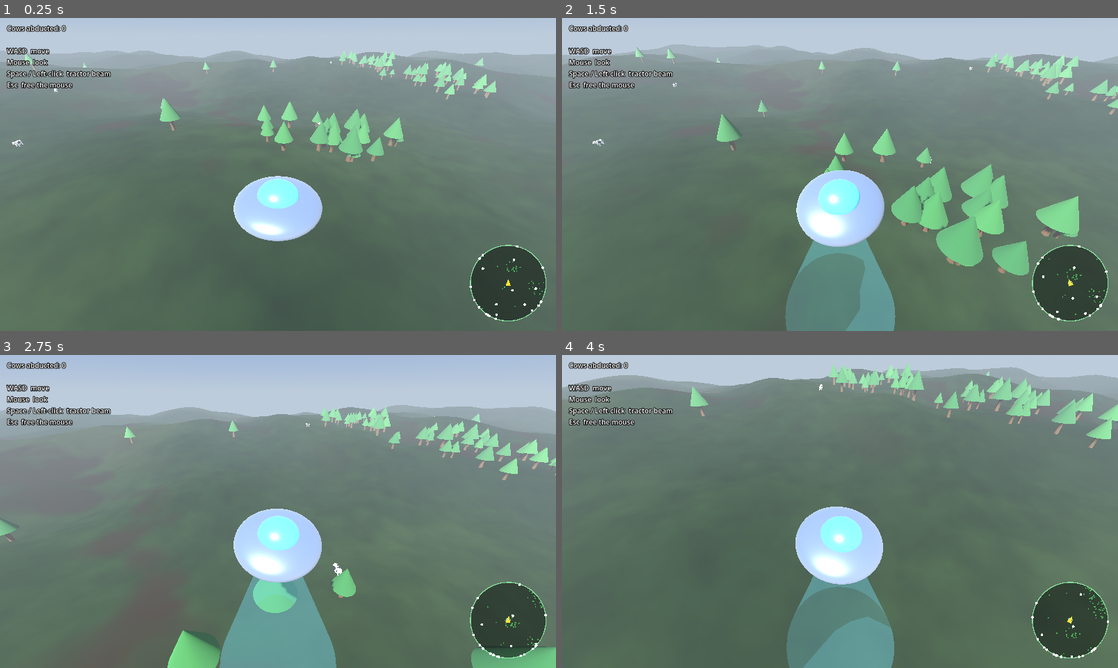
Above: before the commit, frames 1-4 (two rows, left to right).
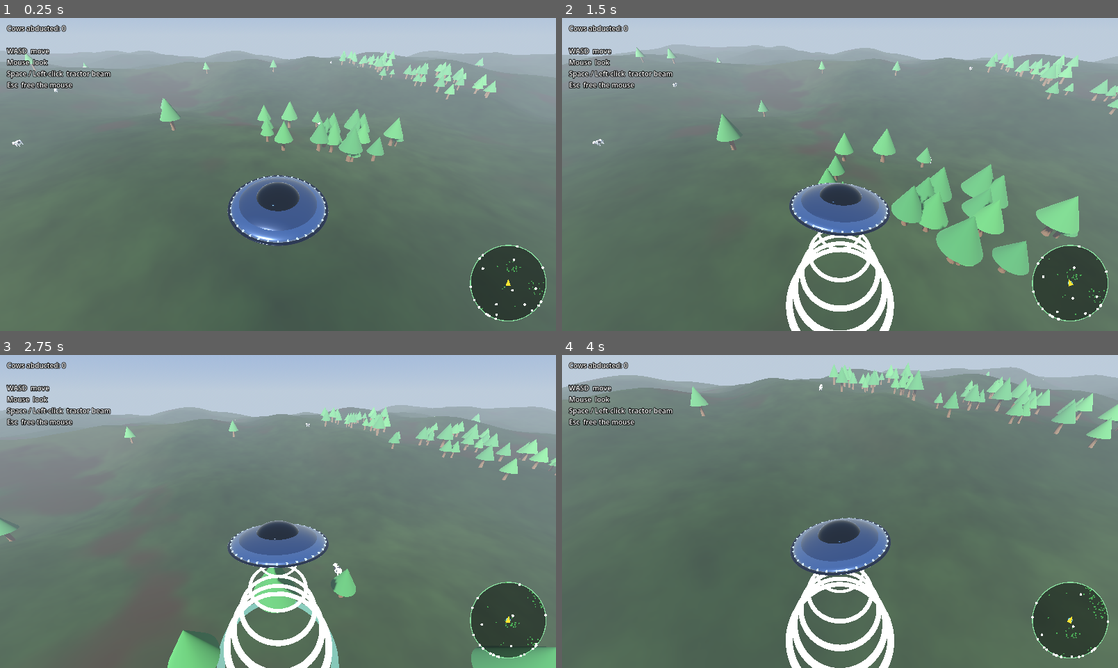
Above: after the commit, the same moments.

Repository: lsandini/cow-abductor
Game: Godot game, scene res://scenes/Main.tscn
The game is run twice, just before and just after one commit, with the same random seed, the same clock (stepped at 60 frames per second) and the same inputs.
Inputs (mouse positions are in pixels of both pictures, inside the frame that each line leads up to):
- Up to frame 1 (0.25 s): no input
- Up to frame 2 (1.5 s): tap Enter at 0.5 s; move the mouse to (867, 174) at 0.52 s; hold Space (beam) 0.53-1.28 s; hold W (move_forward) from 0.53 s (still down); click (867, 174) at 0.67 s; move the mouse to (812, 174) at 1.27 s; tap Space (beam) at 1.35 s; click (812, 174) at 1.42 s
- Up to frame 3 (2.75 s): keep holding W (move_forward); move the mouse to (289, 505) at 2.02 s; hold Space (beam) from 2.03 s (still down); click (289, 505) at 2.17 s
- Up to frame 4 (4 s): keep holding W (move_forward); move the mouse to (834, 517) at 2.77 s; release Space (beam) at 2.78 s; tap Space (beam) at 2.85 s; click (834, 517) at 2.92 s; move the mouse to (878, 514) at 3.52 s; hold Space (beam) from 3.53 s (still down); click (878, 514) at 3.67 s

The runs differ from the first frame. In frame 1, 3.2% of the frame differs, in the area x 40-60%, y 50-73%; in frame 2, 8.0%; in frame 3, 7.9%; in frame 4, 8.0%, in the area x 40-60%, y 48-100%.

Commit message:
better beam and saucer

Diff:
--- a/scripts/Saucer.gd
+++ b/scripts/Saucer.gd
@@ -23,8 +23,17 @@
 @export var min_pitch: float = -1.3        # how far down the camera can look (rad)
 @export var max_pitch: float = -0.1        # how far up the camera can look (rad)
 
+# --- Camera zoom (mouse wheel) -----------------------------------------------
+@export var zoom_min: float = 6.0          # closest the camera can pull in
+@export var zoom_max: float = 26.0         # furthest the camera can pull out
+@export var zoom_step: float = 1.5         # distance changed per wheel notch
+var _cam_distance: float = 14.0            # current camera boom length (starts at default)
+
 # --- Tractor beam tuning -----------------------------------------------------
 @export var beam_radius: float = 6.0       # ground radius the beam can grab within
+@export var beam_ring_count: int = 6       # how many light rings travel down the beam at once
+@export var beam_ring_speed: float = 0.4   # how fast a ring slides top->bottom (cycles/sec)
+@export var beam_ring_color: Color = Color(0.5, 0.95, 1.0, 0.9)  # rgb tint; a = peak brightness
 
 # Supplied by the World: ground_sampler.call(x, z) -> terrain height. Used to
 # keep the saucer at a steady altitude above the ground directly beneath it.
@@ -39,8 +48,14 @@
 var _pitch: float = -0.6                    # current camera pitch angle (rad)
 
 var _body: Node3D                           # the visible saucer mesh (banks when moving)
-var _beam: MeshInstance3D                   # the cone of light, shown while beaming
+var _beam: Node3D                           # container for the travelling beam rings
+var _rings: Array[MeshInstance3D] = []      # the pool of light rings cycled down the beam
+var _ring_t: float = 0.0                    # shared phase [0,1); ring i is offset by i/count
 var beam_active: bool = false               # read by the minimap to draw the beam ring
+
+# Base ring radius of the unscaled torus mesh; each ring is scaled in X/Z from this
+# to match the cone's radius at its current height. Kept in sync with _build_beam().
+const _RING_BASE_RADIUS: float = 0.94
 
 
 func _ready() -> void:
@@ -59,6 +74,33 @@
 func _physics_process(delta: float) -> void:
 	_handle_movement(delta)
 	_handle_beam()
+
+
+# Visuals tick every rendered frame (not the fixed physics step) so the rings
+# slide smoothly. They only move while the beam is firing.
+func _process(delta: float) -> void:
+	if not beam_active:
+		return
+	# Advance the shared phase; each ring reads it with its own even offset so the
+	# rings stay equally spaced as they march from the saucer down to the ground.
+	_ring_t = fposmod(_ring_t + beam_ring_speed * delta, 1.0)
+	for i in _rings.size():
+		var t := fposmod(_ring_t + float(i) / float(_rings.size()), 1.0)
+		_update_ring(_rings[i], t)
+
+
+# Position, size and fade a single ring for phase t (0 = at the saucer, 1 = ground).
+func _update_ring(ring: MeshInstance3D, t: float) -> void:
+	ring.position.y = -t * fly_height
+	# Match the (now invisible) cone: narrow at the saucer, wide at the ground.
+	var radius := lerpf(0.6, beam_radius, t)
+	var s := radius / _RING_BASE_RADIUS
+	ring.scale = Vector3(s, 1.0, s)
+	# Soft fade in as a ring is born at the top and out as it reaches the ground,
+	# so rings never pop into or out of existence.
+	var fade := clampf(minf(t / 0.15, (1.0 - t) / 0.15), 0.0, 1.0)
+	var mat := ring.material_override as StandardMaterial3D
+	mat.albedo_color.a = beam_ring_color.a * fade
 
 
 func _handle_movement(delta: float) -> void:
@@ -94,7 +136,7 @@
 	# it is travelling (front dips going forward, right edge dips going right).
 	var bank := move * 0.25
 	_body.rotation.z = lerp(_body.rotation.z, -bank.dot(right), delta * 6.0)
-	_body.rotation.x = lerp(_body.rotation.x, bank.dot(forward), delta * 6.0)
+	_body.rotation.x = lerp(_body.rotation.x, -bank.dot(forward), delta * 6.0)
 
 
 # Terrain height directly below the saucer (0 if no sampler has been provided).
@@ -127,6 +169,14 @@
 		_cam_yaw.rotate_y(-event.relative.x * mouse_sensitivity)
 		_pitch = clamp(_pitch - event.relative.y * mouse_sensitivity, min_pitch, max_pitch)
 		_cam_pitch.rotation.x = _pitch
+	elif event is InputEventMouseButton and event.pressed:
+		# Scroll wheel pulls the camera in (up) or out (down) along its boom.
+		if event.button_index == MOUSE_BUTTON_WHEEL_UP:
+			_cam_distance = clampf(_cam_distance - zoom_step, zoom_min, zoom_max)
+			_camera.position.z = _cam_distance
+		elif event.button_index == MOUSE_BUTTON_WHEEL_DOWN:
+			_cam_distance = clampf(_cam_distance + zoom_step, zoom_min, zoom_max)
+			_camera.position.z = _cam_distance
 	elif event is InputEventKey and event.pressed and event.keycode == KEY_ESCAPE:
 		# Toggle the mouse between captured (look) and free (desktop cursor).
 		if Input.mouse_mode == Input.MOUSE_MODE_CAPTURED:
@@ -152,55 +202,91 @@
 	_body.name = "Body"
 	add_child(_body)
 
-	# Lower disc: a squashed sphere.
-	var disc_mesh := SphereMesh.new()
-	disc_mesh.radius = 3.0
-	disc_mesh.height = 6.0
-	var disc := MeshInstance3D.new()
-	disc.mesh = disc_mesh
-	disc.scale = Vector3(1.0, 0.32, 1.0)   # flatten it into a saucer shape
-	disc.material_override = _metal_material(Color(0.62, 0.65, 0.70))
-	_body.add_child(disc)
-
-	# Glass dome on top.
+	# --- Hull: a wide, polished-chrome lens. --------------------------------
+	# Upper shell: a shallow, gently domed top.
+	var top_mesh := SphereMesh.new()
+	top_mesh.radius = 3.2
+	top_mesh.height = 6.4
+	var top := MeshInstance3D.new()
+	top.mesh = top_mesh
+	top.scale = Vector3(1.0, 0.17, 1.0)
+	top.material_override = _chrome_material(Color(0.72, 0.76, 0.82))
+	_body.add_child(top)
+
+	# Lower shell: a narrower, slightly deeper belly that tucks in under the rim.
+	var belly_mesh := SphereMesh.new()
+	belly_mesh.radius = 2.9
+	belly_mesh.height = 5.8
+	var belly := MeshInstance3D.new()
+	belly.mesh = belly_mesh
+	belly.scale = Vector3(1.0, 0.30, 1.0)
+	belly.position.y = -0.06
+	belly.material_override = _chrome_material(Color(0.55, 0.58, 0.64))
+	_body.add_child(belly)
+
+	# Sharp equatorial lip: a thin, darker chrome ring jutting out at the widest
+	# point — the hard knife edge where the top and bottom shells meet.
+	var rim_mesh := TorusMesh.new()
+	rim_mesh.inner_radius = 3.18
+	rim_mesh.outer_radius = 3.40
+	var rim := MeshInstance3D.new()
+	rim.mesh = rim_mesh
+	rim.scale = Vector3(1.0, 0.45, 1.0)   # flatten the lip so the edge is sharp
+	rim.material_override = _chrome_material(Color(0.28, 0.30, 0.34))
+	_body.add_child(rim)
+
+	# The iconic ring of running lights around the equator.
+	_build_light_ring(36, 3.16, 0.06, Vector3(0.16, 0.12, 0.10), Color(0.85, 0.95, 1.0))
+	# A smaller cluster of glowing lights on the underside.
+	_build_light_ring(18, 1.6, -0.78, Vector3(0.12, 0.10, 0.10), Color(0.55, 0.9, 1.0))
+
+	# --- Dark glass dome on top. --------------------------------------------
 	var dome_mesh := SphereMesh.new()
-	dome_mesh.radius = 1.4
-	dome_mesh.height = 2.8
+	dome_mesh.radius = 1.5
+	dome_mesh.height = 3.0
 	var dome := MeshInstance3D.new()
 	dome.mesh = dome_mesh
-	dome.scale = Vector3(1.0, 0.7, 1.0)
-	dome.position.y = 0.7
-	var dome_mat := _metal_material(Color(0.45, 0.85, 0.95))
+	dome.scale = Vector3(1.0, 0.58, 1.0)
+	dome.position.y = 0.44
+	var dome_mat := _chrome_material(Color(0.05, 0.09, 0.14))  # near-black blue glass
+	dome_mat.roughness = 0.05
 	dome_mat.emission_enabled = true
-	dome_mat.emission = Color(0.30, 0.70, 0.85)
-	dome_mat.emission_energy_multiplier = 0.6
+	dome_mat.emission = Color(0.10, 0.30, 0.45)
+	dome_mat.emission_energy_multiplier = 0.25
 	dome.material_override = dome_mat
 	_body.add_child(dome)
 
 
 func _build_beam() -> void:
-	# A translucent cone widening from the saucer down to the ground.
-	var beam_mesh := CylinderMesh.new()
-	beam_mesh.top_radius = 0.6           # narrow at the saucer
-	beam_mesh.bottom_radius = beam_radius  # wide where it hits the ground
-	beam_mesh.height = fly_height
-
-	var mat := StandardMaterial3D.new()
-	mat.albedo_color = Color(0.45, 0.9, 1.0, 0.22)
-	mat.transparency = BaseMaterial3D.TRANSPARENCY_ALPHA
-	mat.shading_mode = BaseMaterial3D.SHADING_MODE_UNSHADED
-	mat.cull_mode = BaseMaterial3D.CULL_DISABLED   # visible from inside and out
-	mat.emission_enabled = true
-	mat.emission = Color(0.5, 0.9, 1.0)
-
-	_beam = MeshInstance3D.new()
+	# The beam is no longer a solid cone. Instead a pool of thin glowing rings
+	# slides down the (invisible) cone surface, from the saucer to the ground.
+	_beam = Node3D.new()
 	_beam.name = "Beam"
-	_beam.mesh = beam_mesh
-	_beam.material_override = mat
-	# Place it so the top sits at the saucer and the base rests on the ground.
-	_beam.position.y = -fly_height / 2.0
 	_beam.visible = false
 	add_child(_beam)
+
+	# One flat torus mesh, shared by every ring and scaled per-ring in _update_ring.
+	var ring_mesh := TorusMesh.new()
+	ring_mesh.inner_radius = 0.88
+	ring_mesh.outer_radius = 1.0   # (inner+outer)/2 must equal _RING_BASE_RADIUS
+
+	for i in beam_ring_count:
+		# Additive blending makes the overlapping rings read as light, and each
+		# ring gets its own material so it can fade independently of the others.
+		var mat := StandardMaterial3D.new()
+		mat.albedo_color = beam_ring_color
+		mat.transparency = BaseMaterial3D.TRANSPARENCY_ALPHA
+		mat.blend_mode = BaseMaterial3D.BLEND_MODE_ADD
+		mat.shading_mode = BaseMaterial3D.SHADING_MODE_UNSHADED
+		mat.cull_mode = BaseMaterial3D.CULL_DISABLED   # visible from inside and out
+
+		var ring := MeshInstance3D.new()
+		ring.mesh = ring_mesh
+		ring.material_override = mat
+		_beam.add_child(ring)
+		_rings.append(ring)
+		# Stagger the pool so the rings start out evenly spaced down the beam.
+		_update_ring(ring, float(i) / float(beam_ring_count))
 
 
 func _build_camera_rig() -> void:
@@ -222,9 +308,35 @@
 
 
 # A shinier material for the saucer hull/dome.
-func _metal_material(color: Color) -> StandardMaterial3D:
+# A ring of small emissive boxes evenly spaced around the saucer, used for the
+# equatorial running lights and the underside glow. All boxes share one mesh and
+# one material; each is rotated to sit flush against the hull.
+func _build_light_ring(count: int, ring_radius: float, y: float, size: Vector3, color: Color) -> void:
+	var mesh := BoxMesh.new()
+	mesh.size = size
+
 	var mat := StandardMaterial3D.new()
 	mat.albedo_color = color
-	mat.metallic = 0.6
-	mat.roughness = 0.3
+	mat.emission_enabled = true
+	mat.emission = color
+	mat.emission_energy_multiplier = 3.0
+	mat.shading_mode = BaseMaterial3D.SHADING_MODE_UNSHADED
+
+	for i in count:
+		var a := TAU * float(i) / float(count)
+		var light := MeshInstance3D.new()
+		light.mesh = mesh
+		light.material_override = mat
+		light.position = Vector3(cos(a) * ring_radius, y, sin(a) * ring_radius)
+		light.rotation.y = -a
+		_body.add_child(light)
+
+
+# Polished chrome: fully metallic and nearly mirror-smooth so it reflects the
+# sky and horizon (the scene's ambient light source), reading as bright metal.
+func _chrome_material(color: Color) -> StandardMaterial3D:
+	var mat := StandardMaterial3D.new()
+	mat.albedo_color = color
+	mat.metallic = 1.0
+	mat.roughness = 0.12
 	return mat
Not shown, added: export_presets.cfg
Binary file added: saucer.png
Not shown, added: saucer.png.import
Not shown, changed: deploy.sh
